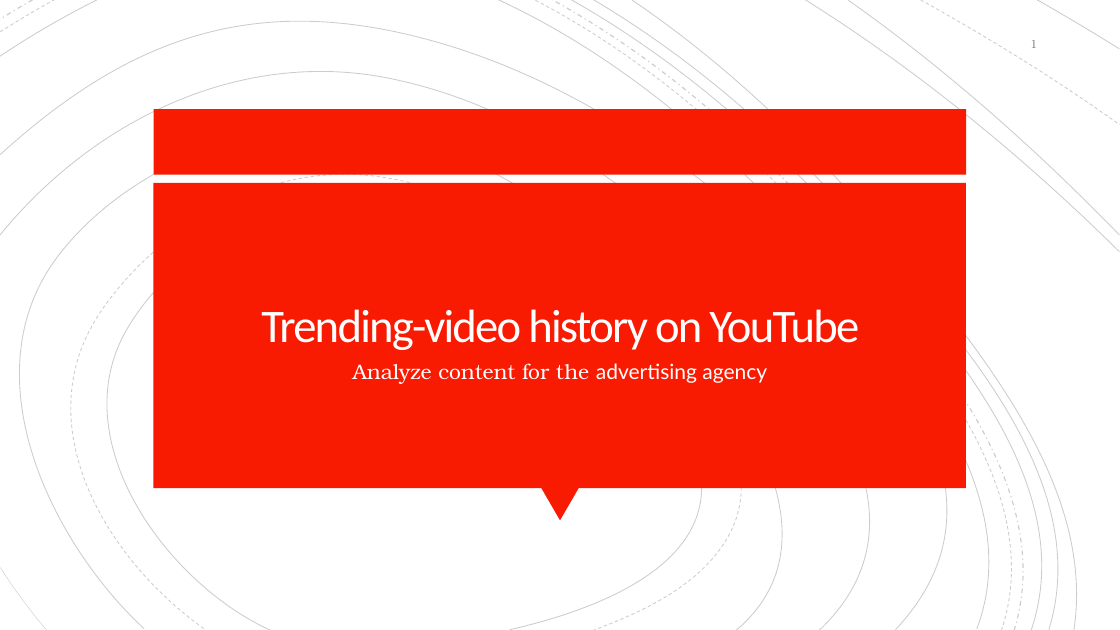
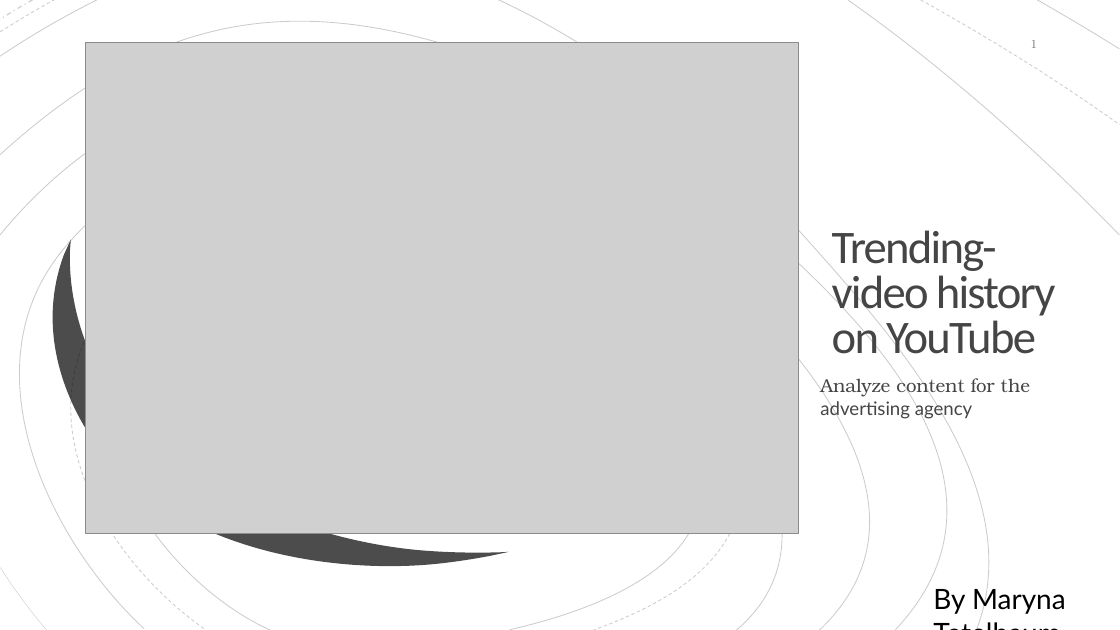
Before and after one commit to marytet/DataAnalystPortfolio, a slide deck: slide 1 of trending_video_analysis/Trending-videos history on YouTube Presentation.pptx. Drawn at 1120x630 pixels with LibreOffice and Linux fonts; fonts in the diff are those of the drawing; grey boxes stand for pictures. Boxes give left, top, right and bottom in pixels: in the first picture for what was removed or moved away, otherwise in the second. Text is boxed around its words. In the diff, an @@ line names an element or a change of style, - is before the commit and + after.

```diff
--- a/trending_video_analysis/Trending-videos history on YouTube Presentation.pptx
+++ b/trending_video_analysis/Trending-videos history on YouTube Presentation.pptx
@@ rectangle added at bbox=[0, 0, 1120, 630], fill #FFFFFF @@
@@ freeform shape added at bbox=[0, 0, 1019, 630], outline #000000 0.75 pt @@
@@ freeform shape added at bbox=[0, 0, 97, 56], outline #000000 0.75 pt @@
@@ freeform shape added at bbox=[498, 0, 1030, 629], outline #000000 0.75 pt @@
@@ freeform shape added at bbox=[849, 0, 1120, 234], outline #000000 0.75 pt @@
@@ freeform shape added at bbox=[921, 0, 1120, 125], outline #000000 0.75 pt dashed @@
@@ freeform shape added at bbox=[0, 50, 949, 630], outline #000000 0.75 pt @@
@@ picture added at bbox=[86, 42, 799, 533] @@
@@ freeform shape added at bbox=[0, 118, 861, 630], outline #000000 0.75 pt @@
@@ rectangle removed at bbox=[154, 109, 966, 175] @@
@@ title "Trending-video history on YouTube": place and size @@
-title "Trending-video history on YouTube" at bbox=[261, 309, 859, 350]
+title "Trending-video history on YouTube" at bbox=[832, 230, 1056, 365]
@@ title "Trending-video history on YouTube" at bbox=[832, 230, 1056, 365]: text colour #FFFEFF to #454545; alignment centre to left @@
@@ freeform shape added at bbox=[23, 164, 761, 630], outline #000000 0.75 pt dashed @@
@@ freeform shape added at bbox=[35, 169, 509, 630], fill #000000 at 70% opacity @@
@@ freeform shape added at bbox=[61, 185, 739, 630], outline #000000 0.75 pt @@
@@ rectangle removed at bbox=[154, 183, 966, 488] @@
@@ subtitle "Analyze content for the advertising ...": place and size @@
-subtitle "Analyze content for the advertising ..." at bbox=[353, 363, 767, 384]
+subtitle "Analyze content for the advertising ..." at bbox=[820, 375, 1030, 419]
@@ subtitle "Analyze content for the advertising ..." at bbox=[820, 375, 1030, 419]: size 18 to 16 pt; text colour #FFFEFF to #454545 in "Analyze content for the"; text colour #FFFFFF to #454545 in "advertising agency"; alignment centre to left @@
@@ triangle removed at bbox=[541, 488, 579, 520] @@
@@ text added at bbox=[933, 585, 1066, 615], 24 pt, text #000000 @@
+By Maryna Tetelbaum
```
Also in this commit, not shown: 7 other slides changed, 1 slide added, 17 other files.
